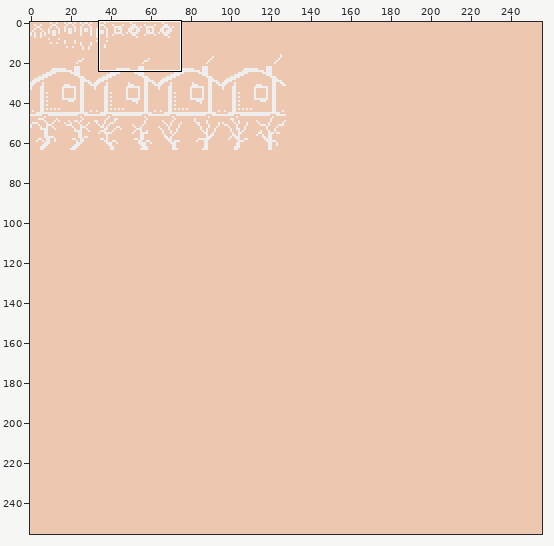
Edited in one commit: pixel-art file (games/jet/assets/sheet1.aseprite). Above, an overview of the earlier version with the close-up marked.
Close-up. As it was:
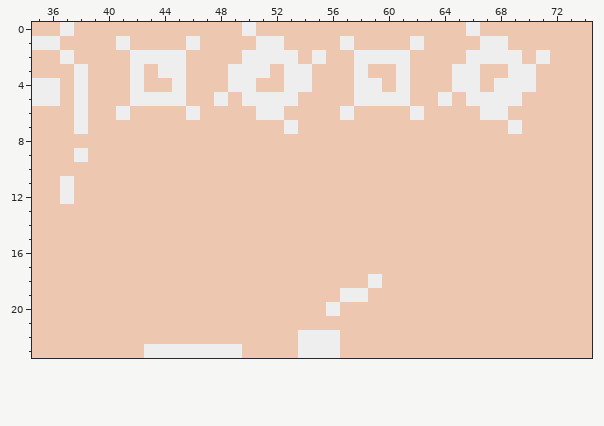
256x256 pixels, 1 frame. Shown: x 35..74, y 0..23.
The same view after the edit:
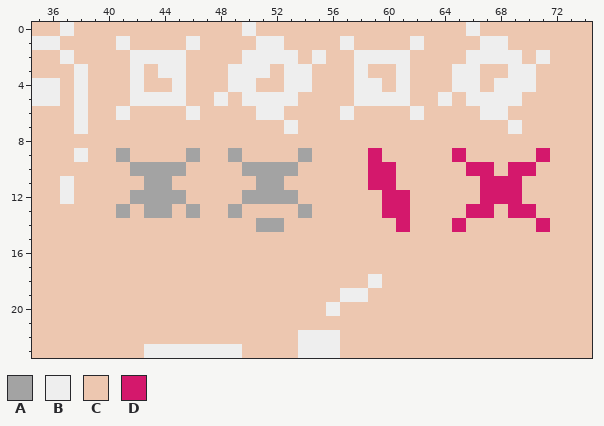
Palette (. is transparent): A #a3a3a3  B #eeeeee  C #edc7b0  D #d4186c
Diff:
Layer "layer":
Colour C becomes colour A in row 9 at x 41, 46, 49 and 54; in row 10 at x 42 to 45 and 50 to 53; in row 11 at x 43 to 44 and 51 to 52; in row 12 at x 42 to 45 and 50 to 53; in row 13 at x 41, 43 to 44, 46, 49 and 54; in row 14 at x 51 to 52.
Colour C becomes colour D in row 9 at x 59, 65 and 71; in row 10 at x 59 to 60, 66 to 67 and 69 to 70; in row 11 at x 59 to 60 and 67 to 69; in row 12 at x 60 to 61 and 67 to 69; in row 13 at x 60 to 61, 66 to 67 and 69 to 70; in row 14 at x 61, 65 and 71.
